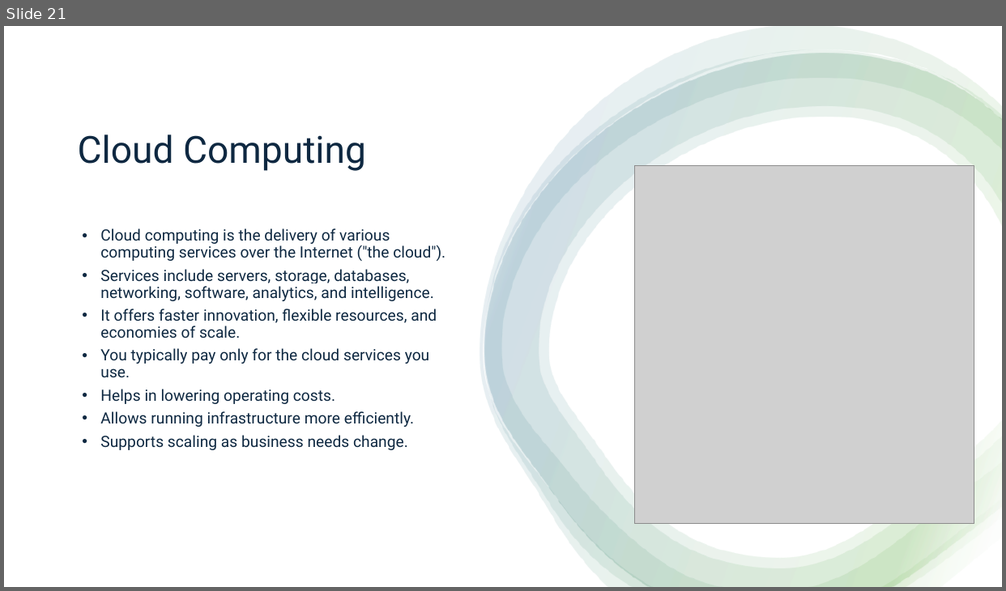
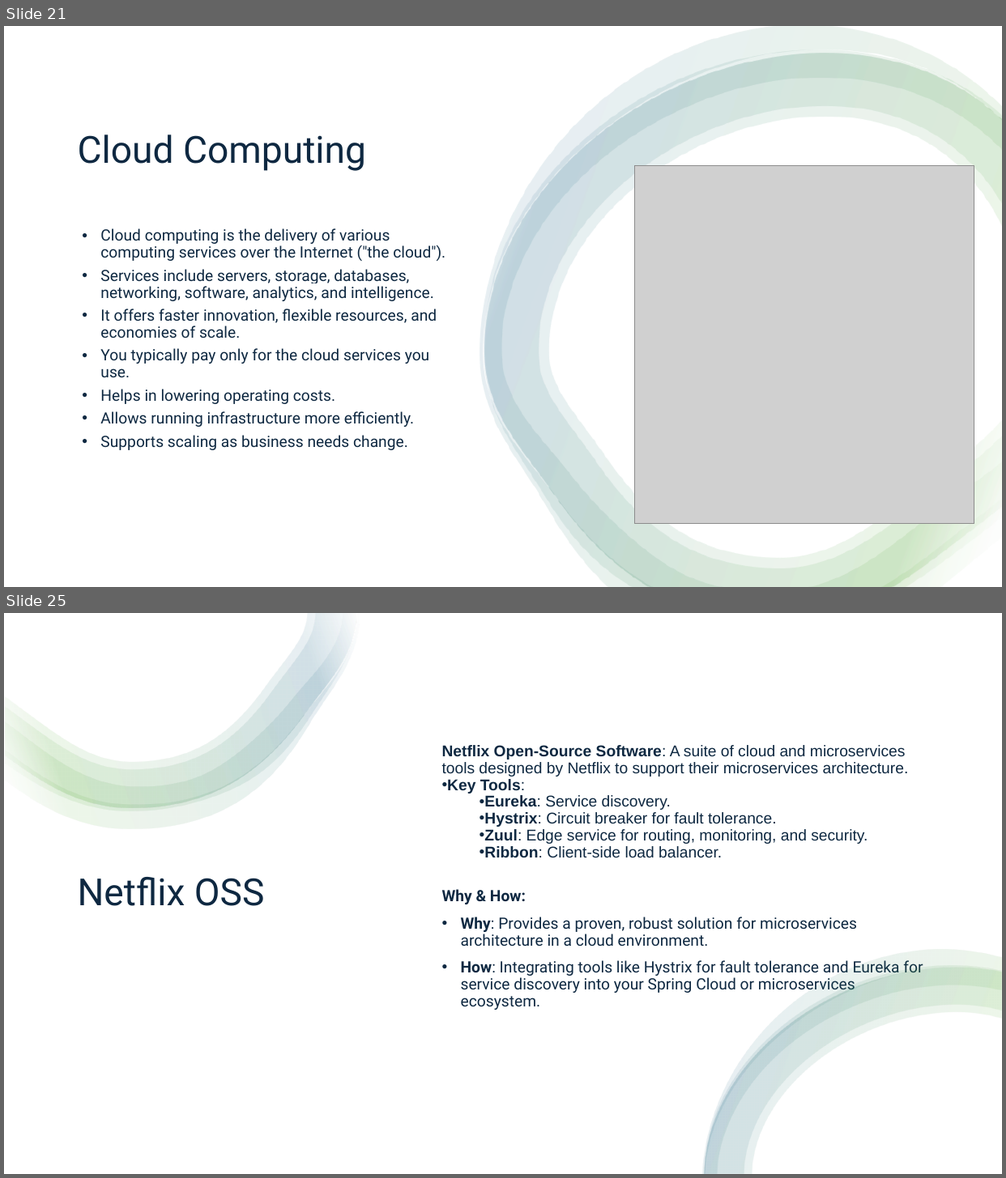
Before and after one commit to aprabhat/spring_boot_microservice, a slide deck: spring_boot.pptx. Shown one above the other, each under a label of ours: slide 21 before the commit, slides 21 and 25 after it; the slides between them are not shown. The pictures are 1006x591 and 1006x1178 pixels, drawn with LibreOffice and Linux fonts; fonts in the diff are those of the drawing; grey boxes stand for pictures. Boxes give left, top, right and bottom in pixels: in the first picture for what was removed or moved away, otherwise in the second. Text is boxed around its words. In the diff, an @@ line names an element or a change of style, - is before the commit and + after.

Commit message:
updated ppt

```diff
--- a/spring_boot.pptx
+++ b/spring_boot.pptx
@@ slide 25 added at <box>4,613,1002,1174</box>, background #FFFFFF @@
@@ rectangle added at <box>4,613,1002,1174</box>, fill #FFFFFF @@
@@ group added at <box>6,613,360,829</box>: 4 freeform shapes @@
@@ text added at <box>442,745,923,1010</box>, 15 pt, text #0E2841 @@
+Netflix Open-Source Software: A suite of cloud and microservices tools designed by Netflix to support their microservices architecture.
+• Key Tools:
+  • Eureka: Service discovery.
+  • Hystrix: Circuit breaker for fault tolerance.
+  • Zuul: Edge service for routing, monitoring, and security.
+  • Ribbon: Client-side load balancer.
+Why & How:
+• Why: Provides a proven, robust solution for microservices architecture in a cloud environment.
+• How: Integrating tools like Hystrix for fault tolerance and Eureka for service discovery into your Spring Cloud or microservices ecosystem.
@@ title added at <box>78,877,265,906</box>, 36 pt, text #0E2841 @@
+Netflix OSS
@@ group added at <box>703,950,1002,1174</box>: 4 freeform shapes @@
```
Also in this commit, not shown: 3 other slides added.
